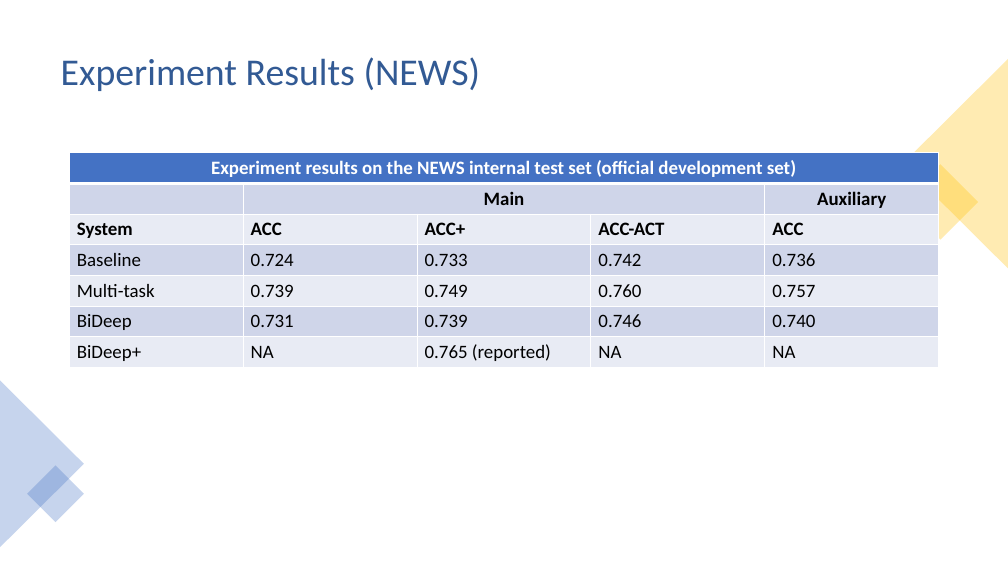
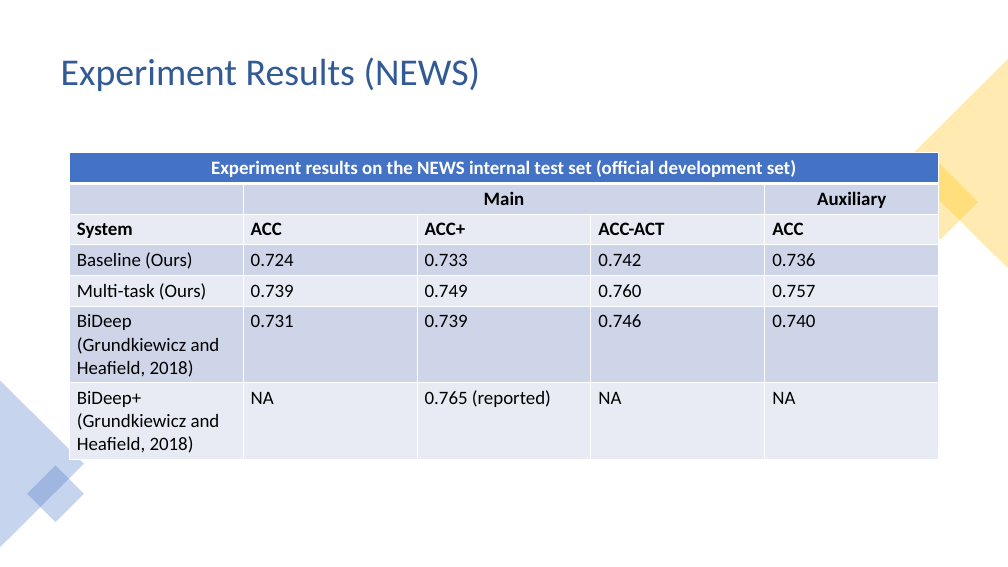
Before and after one commit to Lawhy/Lawhy.github.io, a slide deck: slide 11 of materials/aacl_presentation.pptx. Drawn at 1008x567 pixels with LibreOffice and Linux fonts; fonts in the diff are those of the drawing. Boxes give left, top, right and bottom in pixels: in the first picture for what was removed or moved away, otherwise in the second. Text is boxed around its words. In the diff, an @@ line names an element or a change of style, - is before the commit and + after.

```diff
--- a/materials/aacl_presentation.pptx
+++ b/materials/aacl_presentation.pptx
@@ table at [70,153,939,457] @@
-row 4, column 1: Baseline
+row 4, column 1: Baseline (Ours)
-row 5, column 1: Multi-task
+row 5, column 1: Multi-task (Ours)
-row 6, column 1: BiDeep
+row 6, column 1: BiDeep (Grundkiewicz and Heafield, 2018)
-row 7, column 1: BiDeep+
+row 7, column 1: BiDeep+ (Grundkiewicz and Heafield, 2018)
```
Also in this commit, not shown: 9 other slides changed, 2 slides added, 2 slides removed.
